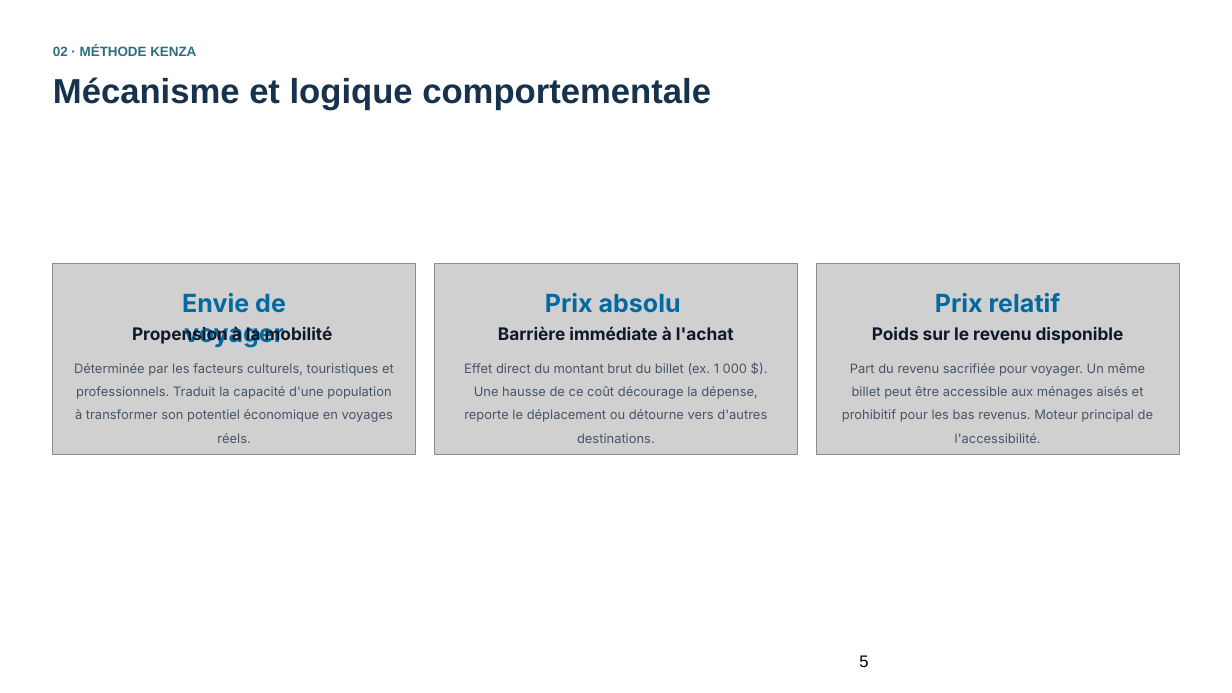
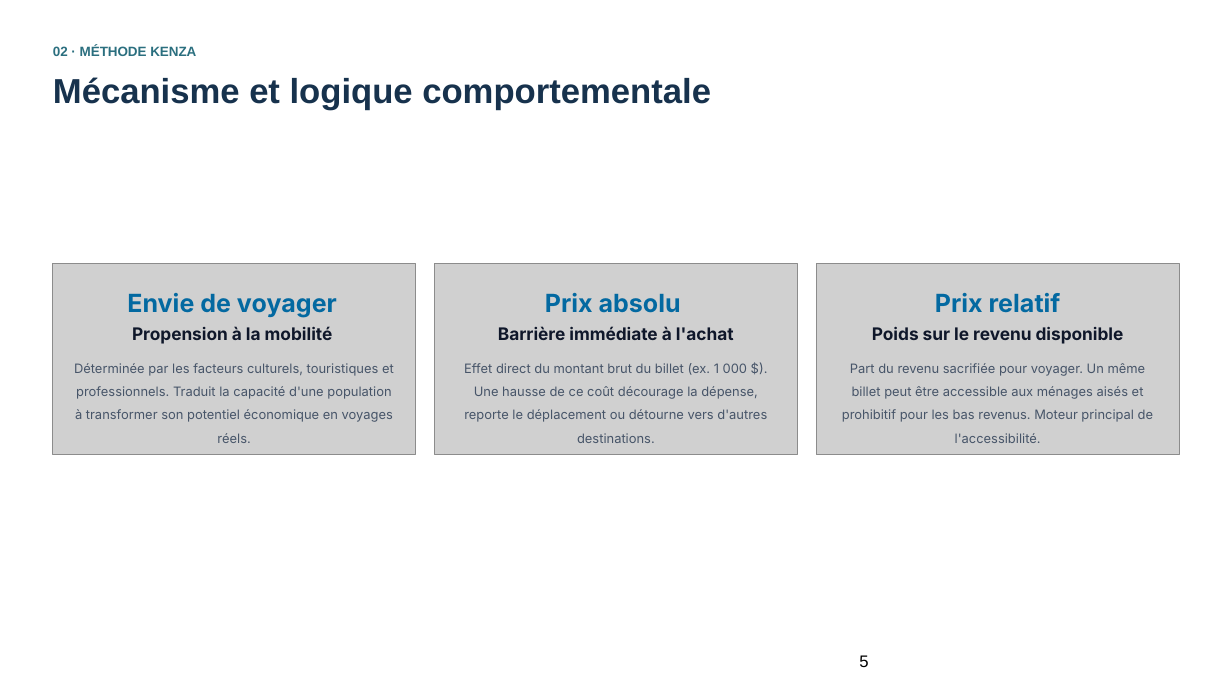
Before and after one commit to ChamaELKHEMSANI/prevision-Montreal, a slide deck: slide 5 of docs/Presentation_methode_Kenza.pptx. Drawn at 1232x693 pixels with LibreOffice and Linux fonts; fonts in the diff are those of the drawing; grey boxes stand for pictures. Boxes give left, top, right and bottom in pixels: in the first picture for what was removed or moved away, otherwise in the second. Text is boxed around its words. In the diff, an @@ line names an element or a change of style, - is before the commit and + after.

```diff
--- a/docs/Presentation_methode_Kenza.pptx
+++ b/docs/Presentation_methode_Kenza.pptx
@@ text "Envie de voyager" rewrapped from (182,293,286,347) to (127,293,337,317) @@
```
Also in this commit, not shown: 1 other file.
